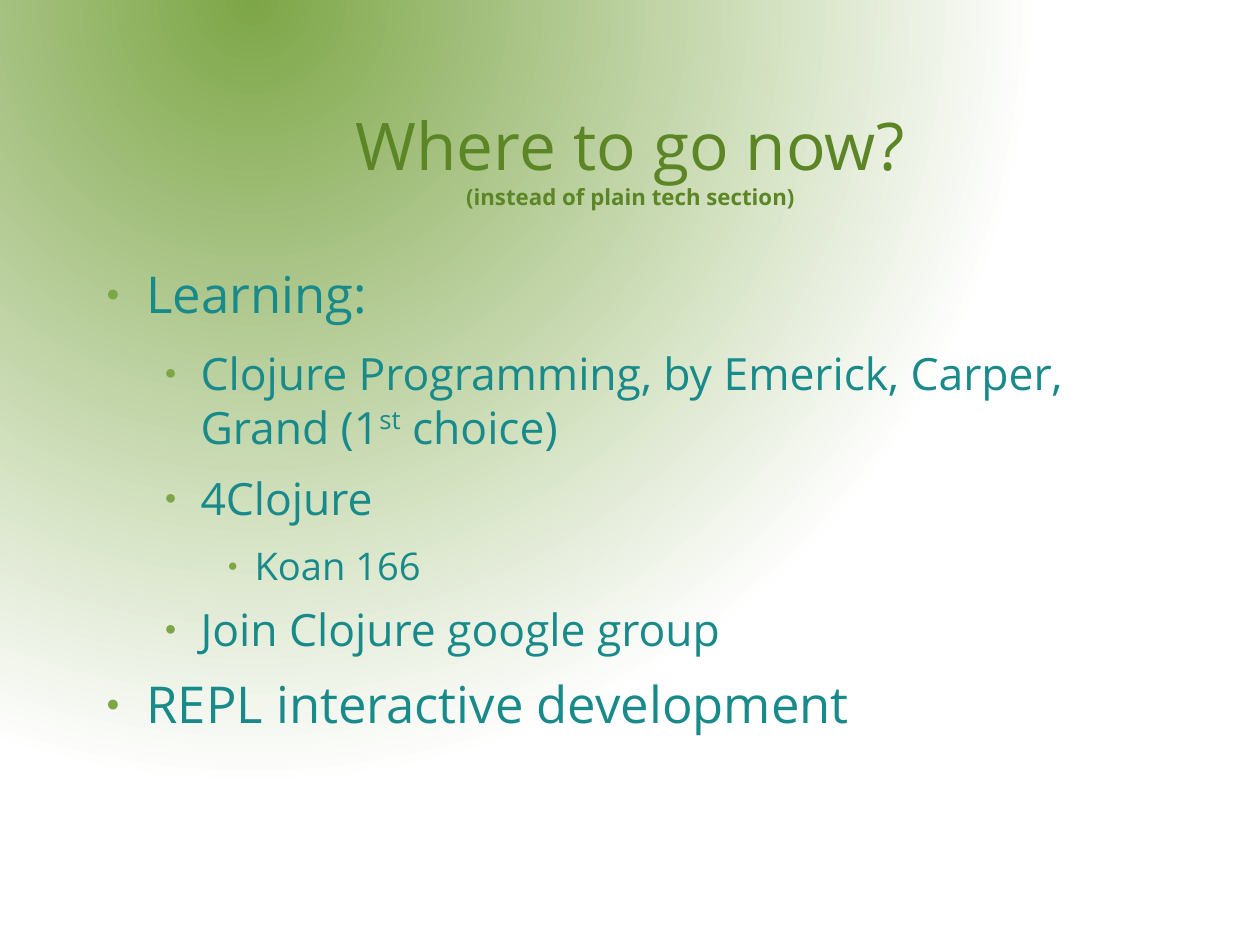
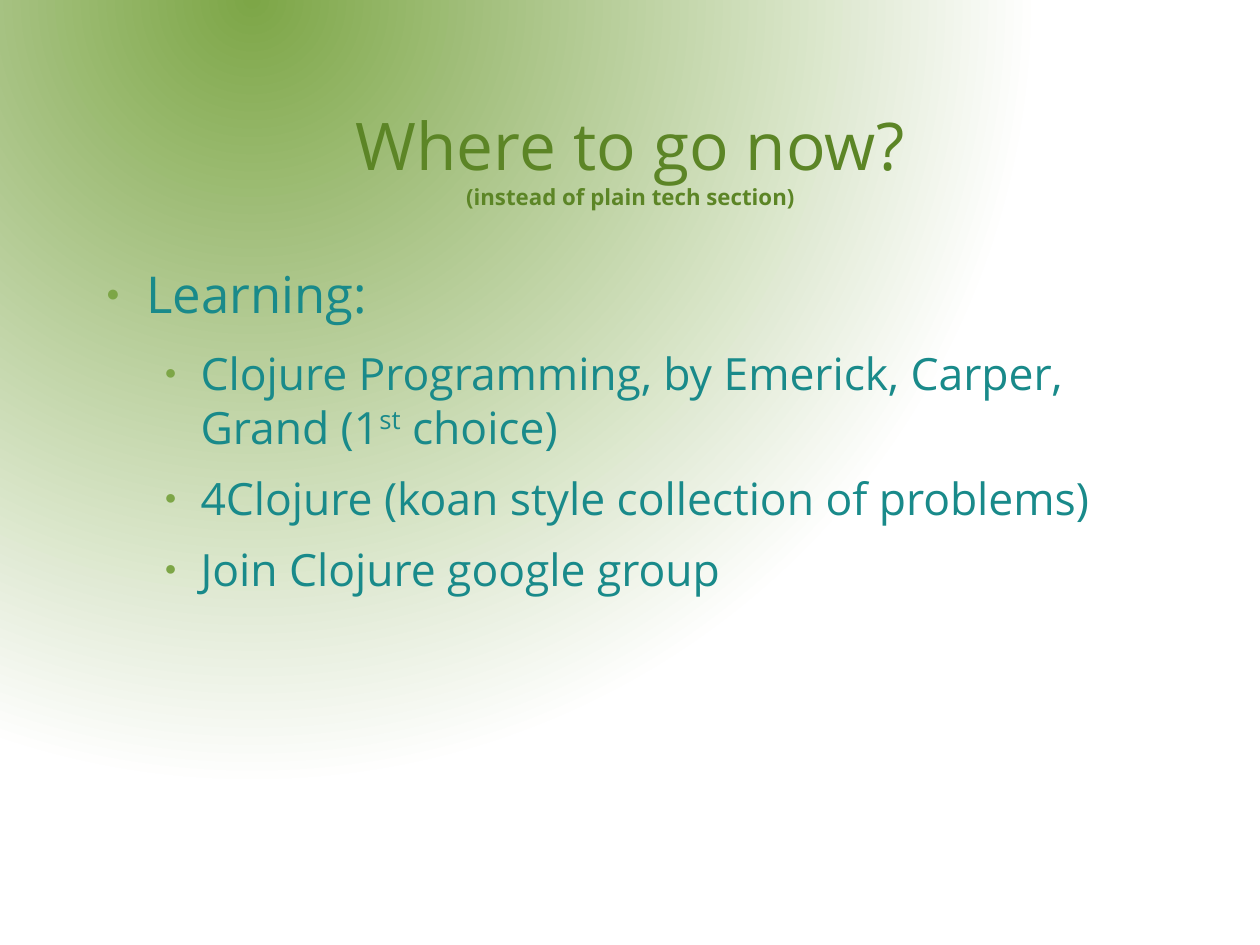
Before and after one commit to rssole/voxxed, a slide deck: slide 5 of resources/presentation/VoxxedDays.odp (slide 13 before the commit). Drawn at 1260x945 pixels with LibreOffice and Linux fonts; fonts in the diff are those of the drawing; background and template pictures are left out. Boxes give left, top, right and bottom in pixels: in the first picture for what was removed or moved away, otherwise in the second. Text is boxed around its words. In the diff, an @@ line names an element or a change of style, - is before the commit and + after.

```diff
--- a/resources/presentation/VoxxedDays.odp
+++ b/resources/presentation/VoxxedDays.odp
@@ text at (x1=201, y1=481, x2=1089, y2=526): text changed @@
-  ● 4Clojure
-    ● Koan 166
+  ● 4Clojure (koan style collection of problems)
@@ text at (x1=147, y1=684, x2=849, y2=736): paragraph removed @@
-● REPL interactive development
```
Also in this commit, not shown: 1 other slide changed, 1 slide added, 8 slides removed, 7 other files.
